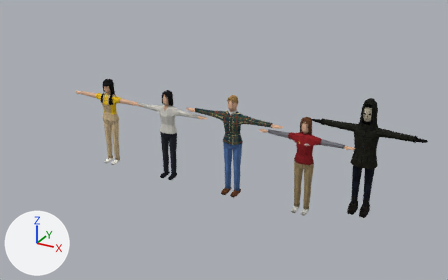
The Blender file LEAProjektKarinaLasse/Blender/Characters.blend: old version first, new version second.
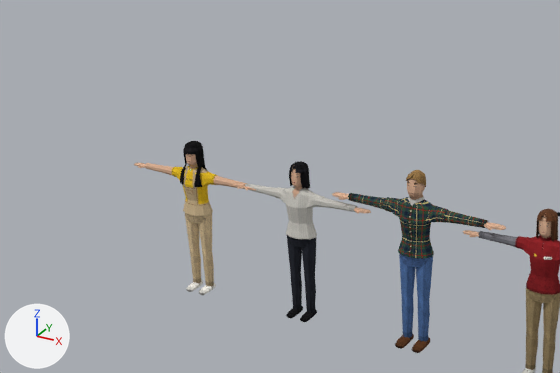
There are two pictures of each version: one whole from a 50 mm camera at (3.22, -8.52, 5.22) aimed at (-1.68, 0.39, 0.77), one close up on the part from 0% to 70% of the width and 0% to 75% of the height. Lighting does not change. The marker at lower left points along +X, +Y and +Z. The older version's two pictures come first.

The first close-up shows 'Cassy_Mesh', 'Emilia_Mesh', 'Jacob_Mesh', 'Mila_Mesh'.
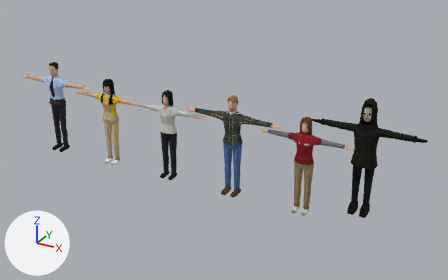
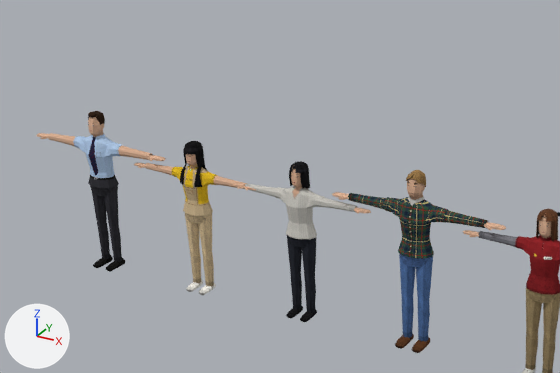
The change in detail:
Picture 'Ryan_Tex' (img_ryan_tex) is new.
Material 'Ryan_Mat' (mat_ryan_mat) is new.
Its texture is img_ryan_tex.
Its roughness is 0.95.
Its specular ior level is 0.1.
Mesh me_ryan_mesh is new.
It has 908 vertices, 880 faces and spans x -0.92..0.92, y -0.18..0.13, z 0.0..1.81.
It uses material mat_ryan_mat (picture img_ryan_tex).
Object 'Ryan_Mesh' (ob_ryan_mesh) is new; it shows me_ryan_mesh.
Its location is (-5.2, 0.0, 0.0).

Boxes (x1, y1, x2, y2) around the edits, measured in the close-ups (560 x 373 px):
'Ryan_Mesh', added
    after: (37, 111, 165, 272)
